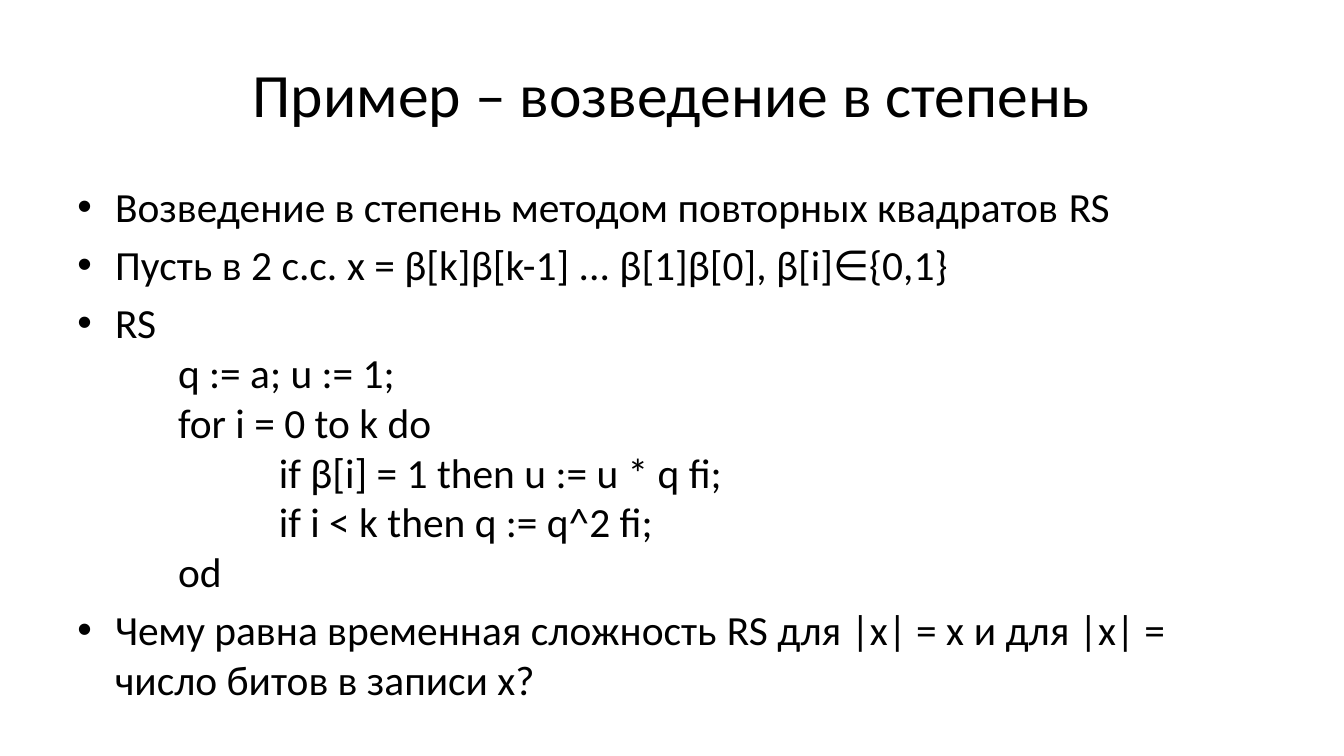
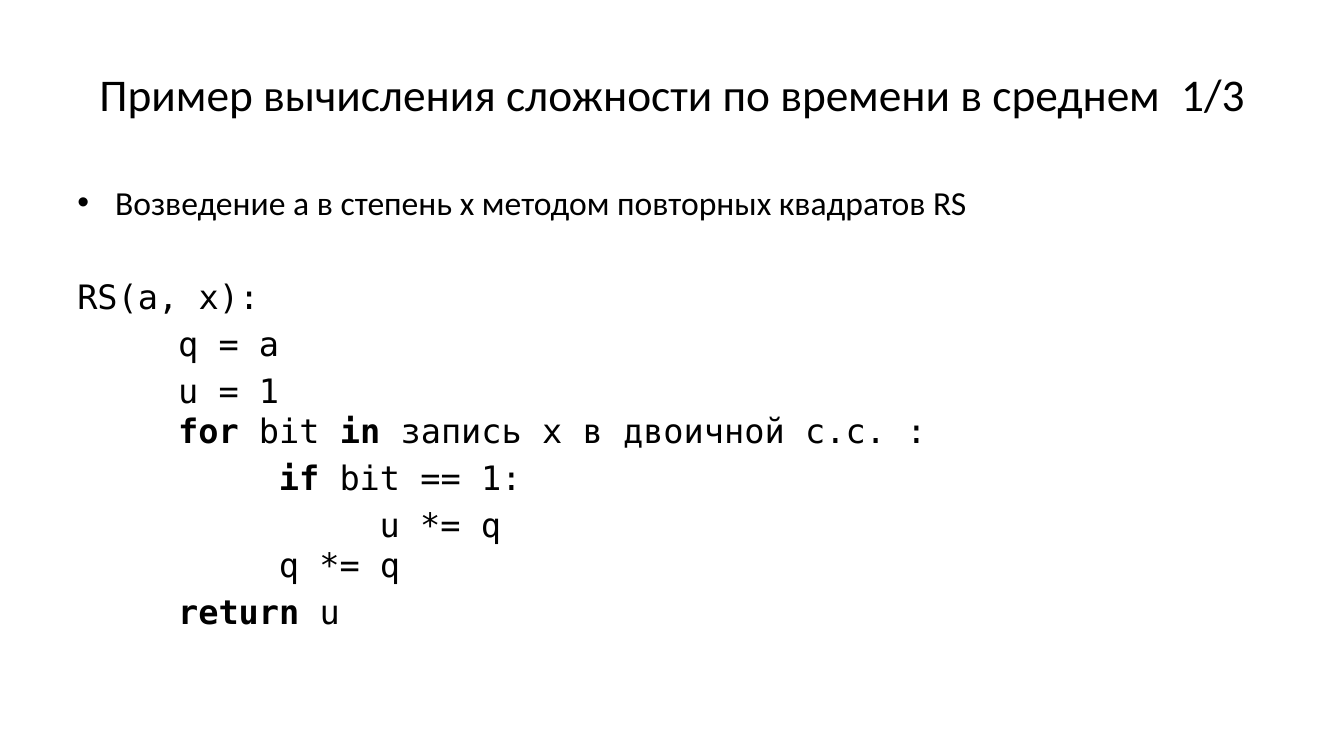
Before and after one commit to Evgueni-Petrov-aka-espetrov/Algorithms-and-Programming-in-C-pptx, a slide deck: slide 12 of 22 Оценка сложности вычислительных алгоритмов.pptx (slide 8 before the commit). Drawn at 1344x756 pixels with LibreOffice and Linux fonts; fonts in the diff are those of the drawing. Boxes give left, top, right and bottom in pixels: in the first picture for what was removed or moved away, otherwise in the second. Text is boxed around its words. In the diff, an @@ line names an element or a change of style, - is before the commit and + after.

Commit message:
более последовательное изложение; дерево трасс исполнения в примере про min+max

```diff
--- a/22 Оценка сложности вычислительных алгоритмов.pptx
+++ b/22 Оценка сложности вычислительных алгоритмов.pptx
@@ title at box(99, 79, 1244, 119): text changed; size 44 to 32.4 pt @@
-Пример – возведение в степень
+Пример вычисления сложности по времени в среднем 1/3
@@ text at box(77, 193, 966, 625): text changed; size 29.6 to 24 pt; font Calibri to DejaVu Sans Mono @@
-• Возведение в степень методом повторных квадратов RS
-• Пусть в 2 c.c. x = β[k]β[k-1] ... β[1]β[0], β[i]∈{0,1}
-• RS
-  q := a; u := 1;
-  for i = 0 to k do
-  if β[i] = 1 then u := u * q fi;
-  if i < k then q := q^2 fi;
-  od
-• Чему равна временная сложность RS для |x| = x и для |x| = число битов в записи х?
+• Возведение a в степень x методом повторных квадратов RS
+RS(a, x):
+q = a
+u = 1
+for bit in запись х в двоичной с.с. :
+if bit == 1:
+u *= q
+q *= q
+return u
```
Also in this commit, not shown: 20 other slides changed, 3 slides added, 1 slide removed.
